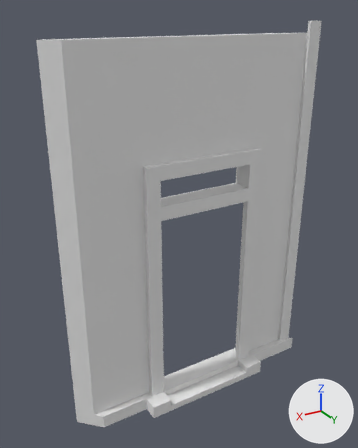
The FBX model Assets/3D Models/HouseModels/h1_parts/h1_wall_g.fbx: old version first, new version second.
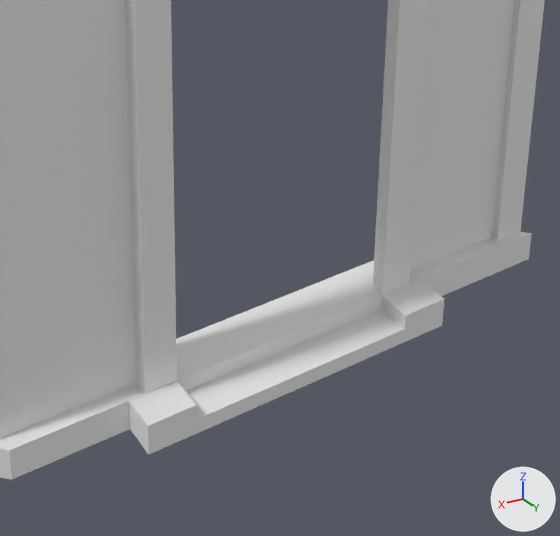
Each version is shown whole from a 50 mm camera at (3.61, 13.09, 13.83) aimed at (-4.59, -0.57, 7.0), then close up on the part from 28% to 85% of the width and 57% to 100% of the height. The lights are fixed; the arrows at lower right show +X, +Y and +Z. The last two pictures show the newer version.

The older version as bpy lines, for what is in view:
```python
me_cube_038 = bpy.data.meshes.new('Cube.038')
me_cube_038.from_pydata(...)  # 114 vertices, 119 faces; spans x -4.57..5.21, y -0.52..0.77, z -4.82..8.7
ob_h1_wall_g = bpy.data.objects.new('h1_wall_g', me_cube_038)
ob_h1_wall_g.location = (-5.53, -0.2, 4.82)
```
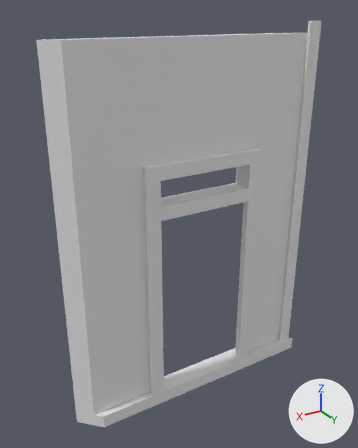
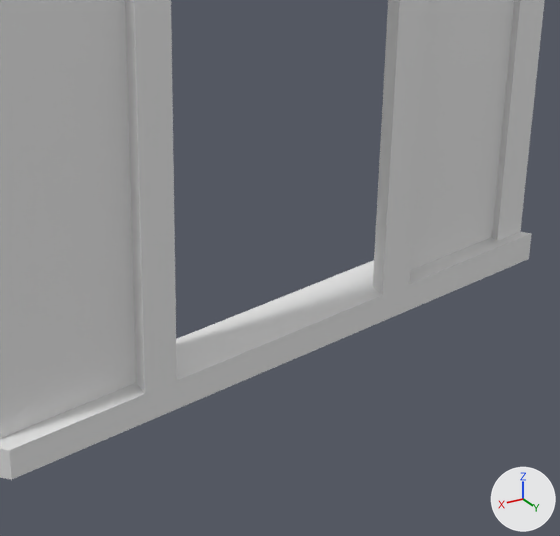
Location of each change, [x1, y1, x2, y2] in pixels of the close-ups (560 x 536 px):
part 1 of me_cube_038, cut back
    before: [129, 279, 444, 454]
    after: [129, 279, 422, 429]

The change in detail:
me_cube_038 is used by ob_h1_wall_g; location (-5.53, -0.2, 4.82).
me_cube_038 had 114 vertices, 119 faces and spanned x -4.57..5.21, y -0.52..0.77, z -4.82..8.7.
me_cube_038 now has 96 vertices, 98 faces and spans x -4.57..5.21, y -0.52..0.23, z -4.82..8.7.
Part 1, on me_cube_038:
18 vertices are removed from x -2.32..2.71, y -0.02..0.77, z -4.82..-4.32.
22 faces are deleted.
1 new face joins them.
